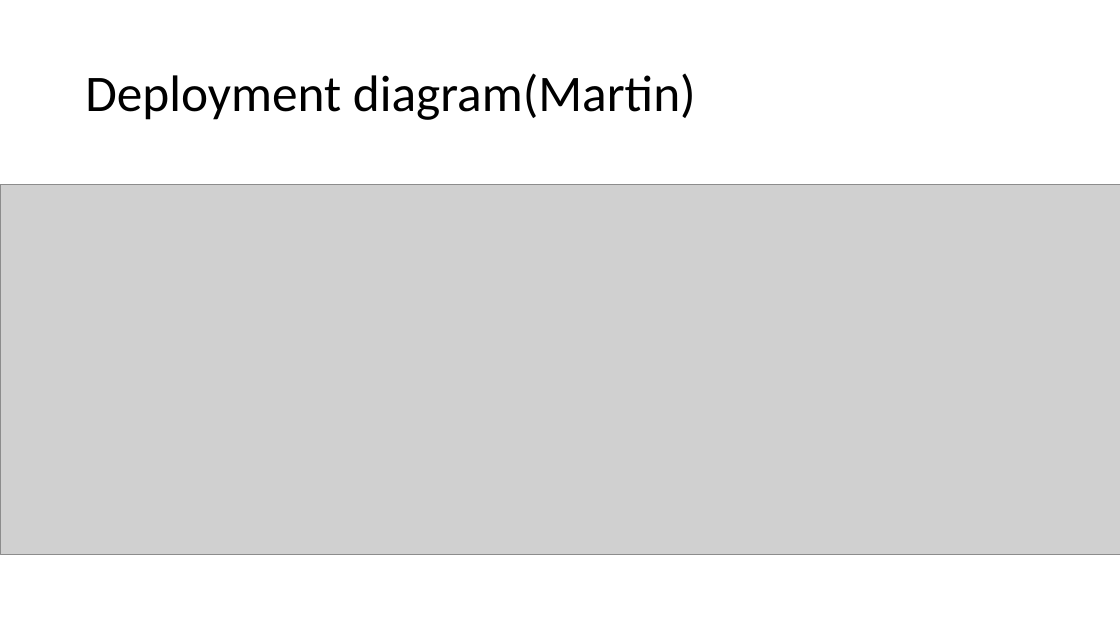
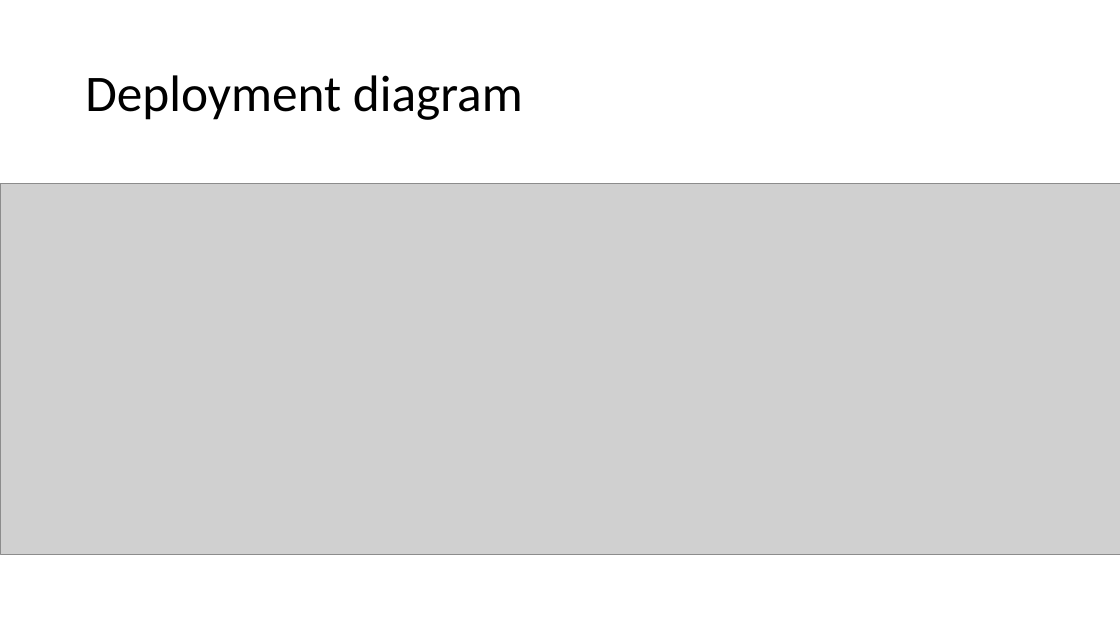
Before and after one commit to mayembe-martin/software_architecture_schedules, a slide deck: slide 12 of Schedules 1.pptx (slide 13 before the commit). Drawn at 1120x630 pixels with LibreOffice and Linux fonts; fonts in the diff are those of the drawing; grey boxes stand for pictures. Boxes give left, top, right and bottom in pixels: in the first picture for what was removed or moved away, otherwise in the second. Text is boxed around its words. In the diff, an @@ line names an element or a change of style, - is before the commit and + after.

```diff
--- a/Schedules 1.pptx
+++ b/Schedules 1.pptx
@@ title at bbox=[85, 75, 523, 120]: text changed @@
-Deployment diagram(Martin)
+Deployment diagram
```
Also in this commit, not shown: 8 other slides changed, 4 slides added, 5 slides removed.
